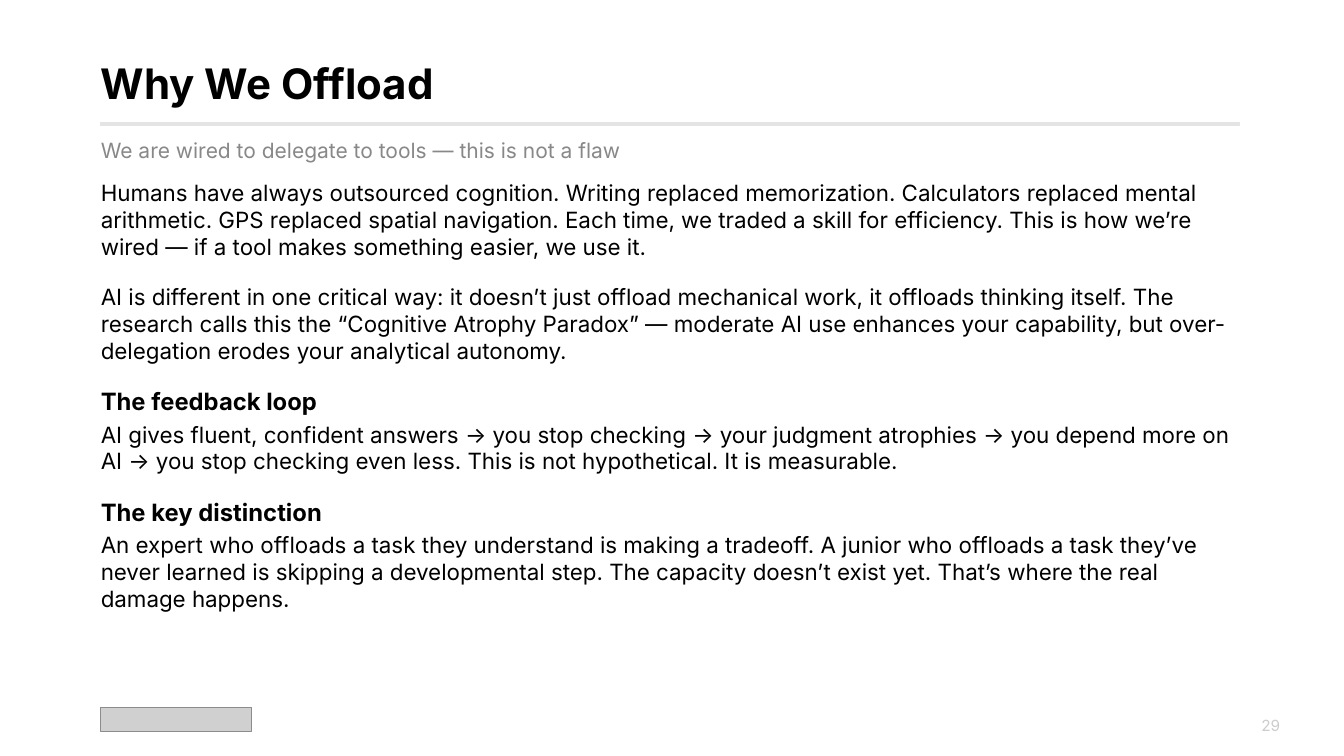
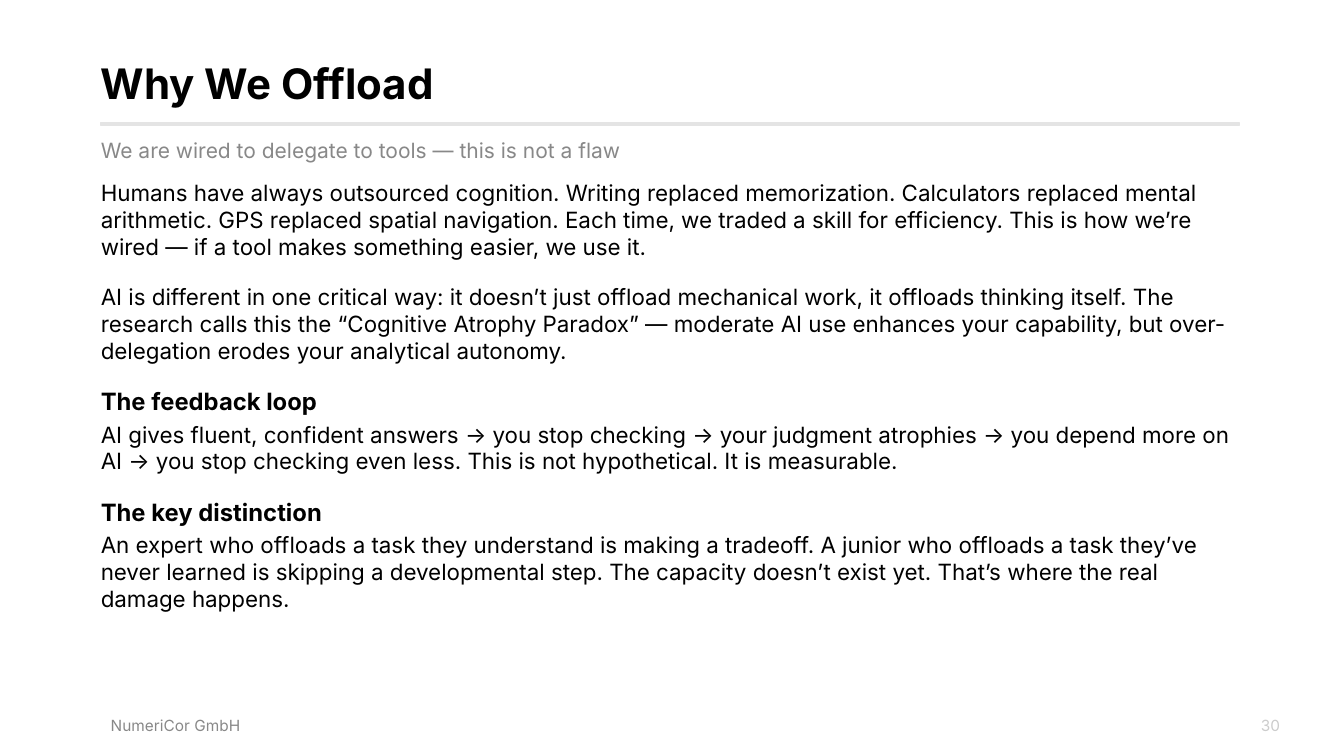
Before and after one commit to karabelaselias/claude-code-workshop-2026, a slide deck: slide 30 of claude_code_workshop_v2.pptx (slide 29 before the commit). Drawn at 1344x756 pixels with LibreOffice and Linux fonts; fonts in the diff are those of the drawing; grey boxes stand for pictures. Boxes give left, top, right and bottom in pixels: in the first picture for what was removed or moved away, otherwise in the second. Text is boxed around its words. In the diff, an @@ line names an element or a change of style, - is before the commit and + after.

```diff
--- a/claude_code_workshop_v2.pptx
+++ b/claude_code_workshop_v2.pptx
@@ picture removed at <box>101,708,252,731</box> @@
@@ text added at <box>111,719,240,731</box>, 11 pt, text #888888 @@
+NumeriCor GmbH
@@ text at <box>1261,720,1280,731</box>: text changed @@
-29
+30
```
Also in this commit, not shown: 29 other slides changed, 4 slides added, 3 slides removed.
